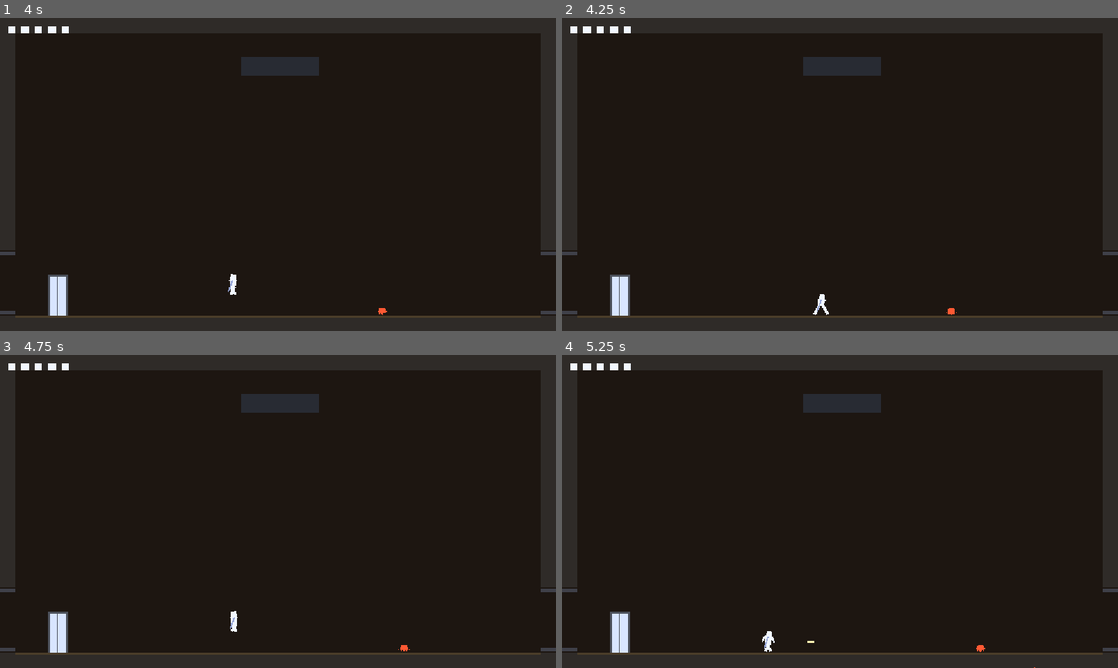
Above: before the commit, frames 1-4 (two rows, left to right).
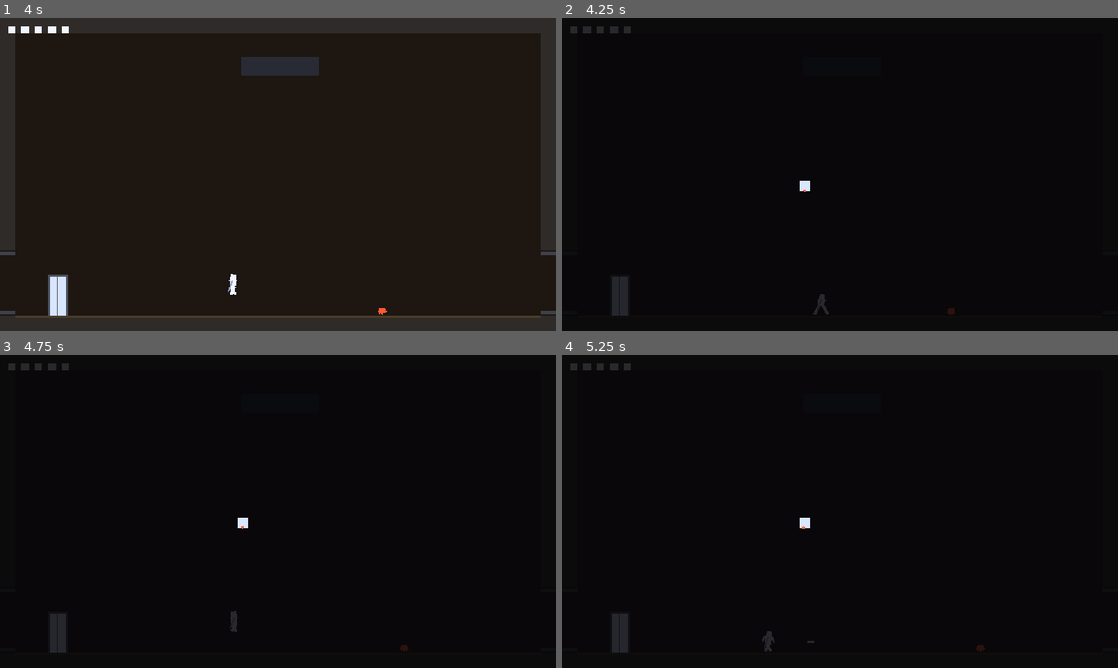
Above: after the commit, the same moments.

Repository: jeisenback/gooselamp-poc
Game: Godot game, scene res://scenes/Main.tscn
The game is run twice, just before and just after one commit, with the same random seed, the same clock (stepped at 60 frames per second) and the same inputs.
Inputs:
- Up to frame 1 (4 s): tap Enter at 0.5 s; hold D (move_right) 0.53-2.03 s; tap C (fire) at 0.6, 2.85 s; tap Space (jump) at 0.77, 1.52, 3.02, 3.77 s; tap Shift (grab) at 1.35 s; hold A (move_left) 2.03-2.78 s; tap X (swing) at 2.1 s; hold D (move_right) from 2.78 s (still down); hold Shift (grab) from 3.53 s (still down)
- Up to frame 2 (4.25 s): keep holding D (move_right); keep holding Shift (grab); tap Tab (map) at 4.15 s
- Up to frame 3 (4.75 s): release D (move_right) at 4.28 s; release Shift (grab) at 4.28 s; hold A (move_left) from 4.28 s (still down); tap X (swing) at 4.35 s; tap Space (jump) at 4.52 s
- Up to frame 4 (5.25 s): release A (move_left) at 5.03 s; hold D (move_right) from 5.03 s (still down); tap C (fire) at 5.1 s

Frame 1 is identical in both runs. In frame 2, 15% of the frame differs, in the area x 0-100%, y 0-100%; in frame 3, 15%; in frame 4, 15%.

Commit message:
Scenes checked against the graph; the map
Co-Authored-By: Claude Fable 5.1 <noreply@anthropic.com>
Claude-Session: https://claude.ai/code/session_012EQo3T3qMdBRqhJainQqiA

Diff:
--- a/scenes/Main.tscn
+++ b/scenes/Main.tscn
@@ -1,10 +1,11 @@
-[gd_scene load_steps=6 format=3]
+[gd_scene load_steps=7 format=3]
 
 [ext_resource type="Script" path="res://scripts/game.gd" id="1"]
 [ext_resource type="PackedScene" path="res://scenes/Player.tscn" id="2"]
 [ext_resource type="PackedScene" path="res://scenes/HUD.tscn" id="3"]
 [ext_resource type="PackedScene" path="res://scenes/Title.tscn" id="4"]
 [ext_resource type="Script" path="res://scripts/respawner.gd" id="5"]
+[ext_resource type="PackedScene" path="res://scenes/Map.tscn" id="6"]
 
 [node name="Main" type="Node2D"]
 script = ExtResource("1")
@@ -19,5 +20,7 @@
 
 [node name="Title" parent="." instance=ExtResource("4")]
 
+[node name="Map" parent="." instance=ExtResource("6")]
+
 [node name="Respawner" type="Node" parent="."]
 script = ExtResource("5")
--- /dev/null
+++ b/scenes/Map.tscn
@@ -0,0 +1,8 @@
+[gd_scene load_steps=2 format=3]
+
+[ext_resource type="Script" path="res://scripts/map.gd" id="1"]
+
+[node name="Map" type="CanvasLayer"]
+layer = 5
+visible = false
+script = ExtResource("1")
--- a/scripts/game.gd
+++ b/scripts/game.gd
@@ -65,6 +65,7 @@
 	camera.global_position = player.global_position
 	camera.reset_smoothing()
 	WorldState.visit(room_name)
+	$Map.set_current(room_name)
 	_cooldown = SWAP_COOLDOWN
 
 func _on_exit_crossed(exit: Exit) -> void:
--- /dev/null
+++ b/scripts/map.gd
@@ -0,0 +1,92 @@
+class_name Map extends CanvasLayer
+
+## The map: one box per visited room from WorldGraph's grid, the current
+## room filled bright, a mark for each panel in a visited room, and the
+## player's dot. Opens on the `map` action, while paused and while dead too.
+
+const CELL := 24.0                         # px per grid cell on screen
+const SCREEN := Vector2(1152, 648)
+const BOX := Color(0.3, 0.33, 0.4)
+const CURRENT := Color(0.85, 0.9, 1.0)
+const PANEL := Color(0.95, 0.85, 0.35)
+const DOT := Color(1.0, 0.4, 0.25)
+const SHADE := Color(0.02, 0.02, 0.03, 0.85)
+
+var _current: String = ""
+var _canvas: Control
+
+func _ready() -> void:
+	process_mode = Node.PROCESS_MODE_ALWAYS
+	visible = false
+	_canvas = Control.new()
+	_canvas.set_anchors_preset(Control.PRESET_FULL_RECT)
+	_canvas.draw.connect(_draw_map)
+	add_child(_canvas)
+
+func _process(_delta: float) -> void:
+	if Input.is_action_just_pressed("map"):
+		toggle()
+	if visible:
+		_canvas.queue_redraw()
+
+func toggle() -> void:
+	visible = not visible
+	_canvas.queue_redraw()
+
+func set_current(room_name: String) -> void:
+	_current = room_name
+	_canvas.queue_redraw()
+
+## Visited rooms drawn.
+func boxes_drawn() -> int:
+	return _visited().size()
+
+## Panels in visited rooms.
+func panels_marked() -> int:
+	var count := 0
+	for name in _visited():
+		for panel in WorldGraph.ROOMS[name].panels:
+			if panel != "boss":
+				count += 1
+	return count
+
+func _visited() -> Array:
+	var out := []
+	for name in WorldState.visited:
+		if WorldGraph.ROOMS.has(name):
+			out.append(name)
+	return out
+
+## Screen offset that centres the whole graph.
+func _origin() -> Vector2:
+	var all := Rect2i()
+	var first := true
+	for name in WorldGraph.ROOMS:
+		var g: Rect2i = WorldGraph.ROOMS[name].grid
+		all = g if first else all.merge(g)
+		first = false
+	var size := Vector2(all.size) * CELL
+	return SCREEN / 2.0 - size / 2.0 - Vector2(all.position) * CELL
+
+func _box(name: String) -> Rect2:
+	var g: Rect2i = WorldGraph.ROOMS[name].grid
+	return Rect2(_origin() + Vector2(g.position) * CELL, Vector2(g.size) * CELL)
+
+func _draw_map() -> void:
+	_canvas.draw_rect(Rect2(Vector2.ZERO, SCREEN), SHADE)
+	for name in _visited():
+		var box := _box(name)
+		_canvas.draw_rect(box.grow(-2.0), CURRENT if name == _current else BOX)
+		var i := 0
+		for panel in WorldGraph.ROOMS[name].panels:
+			if panel == "boss":
+				continue
+			_canvas.draw_rect(Rect2(box.position + Vector2(4 + i * 7, 4), Vector2(5, 5)), PANEL)
+			i += 1
+	var game := get_parent() as Game
+	if game != null and game.room != null and WorldGraph.ROOMS.has(game.room.room_name):
+		var box := _box(game.room.room_name)
+		var b := game.room.bounds()
+		var t := (game.player.global_position - b.position) / b.size
+		var dot := box.position + Vector2(clampf(t.x, 0.0, 1.0), clampf(t.y, 0.0, 1.0)) * box.size
+		_canvas.draw_circle(dot, 3.0, DOT)
--- /dev/null
+++ b/tests/test_graph_scenes.gd
@@ -0,0 +1,30 @@
+extends TestCase
+
+func test_every_room_in_the_graph_has_a_scene_with_the_declared_exits_and_plates() -> void:
+	for name in WorldGraph.ROOMS:
+		var path := Game.scene_path(name)
+		assert_true(ResourceLoader.exists(path), "%s has a scene" % name)
+		if not ResourceLoader.exists(path):
+			continue
+		var r: Room = add(load(path).instantiate())
+		assert_eq(r.room_name, name, "scene names itself")
+		assert_eq(r.compartment.plates_live, WorldGraph.ROOMS[name].plates_live, "%s plates" % name)
+		var declared := WorldGraph.exits_of(name)
+		var built := r.exits().map(func(e): return e.exit_name)
+		declared.sort()
+		built.sort()
+		assert_eq(built, Array(declared), "%s exits match the graph" % name)
+		assert_eq(r.checkpoint() != null, WorldGraph.ROOMS[name].checkpoint, "%s checkpoint" % name)
+		var panels := r.find_children("*", "Switch", true, false).map(func(s): return s.switch_name)
+		for panel in WorldGraph.ROOMS[name].panels:
+			if panel != "boss":
+				assert_true(panels.has(panel), "%s has the %s panel" % [name, panel])
+		r.free()
+
+func test_every_exit_points_into_its_room() -> void:
+	for name in WorldGraph.ROOMS:
+		var r: Room = add(load(Game.scene_path(name)).instantiate())
+		await physics_frames(1)
+		for e in r.exits():
+			assert_true(r.bounds().has_point(e.arrival_point()), "%s %s arrives inside the room" % [name, e.exit_name])
+		r.free()
--- /dev/null
+++ b/tests/test_map.gd
@@ -0,0 +1,28 @@
+extends TestCase
+
+func test_map_draws_visited_rooms_and_their_panels() -> void:
+	var g: Game = add(load("res://scenes/Main.tscn").instantiate())
+	g.player.input_override = PlayerInput.new()
+	g.enter("Dock", "west")
+	g.enter("Breach", "east")
+	g.enter("Blister", "east")
+	await physics_frames(1)
+	var map: Map = g.get_node("Map")
+	assert_true(not map.visible, "hidden until toggled")
+	map.toggle()
+	await physics_frames(1)
+	assert_true(map.visible, "shown")
+	assert_eq(map.boxes_drawn(), 3, "three visited")
+	assert_eq(map.panels_marked(), 1, "the Blister's panel")
+
+func test_map_toggles_while_dead() -> void:
+	var g: Game = add(load("res://scenes/Main.tscn").instantiate())
+	g.player.input_override = PlayerInput.new()
+	g.enter("Dock", "west")
+	await physics_frames(1)
+	for i in range(5):
+		g.player.invulnerable_for = 0.0
+		g.player.take_hit(Vector2.ZERO)
+	g.get_node("Map").toggle()
+	await physics_frames(1)
+	assert_true(g.get_node("Map").visible, "open")
Not shown, added: scripts/map.gd.uid
Not shown, added: tests/test_graph_scenes.gd.uid
Not shown, added: tests/test_map.gd.uid
